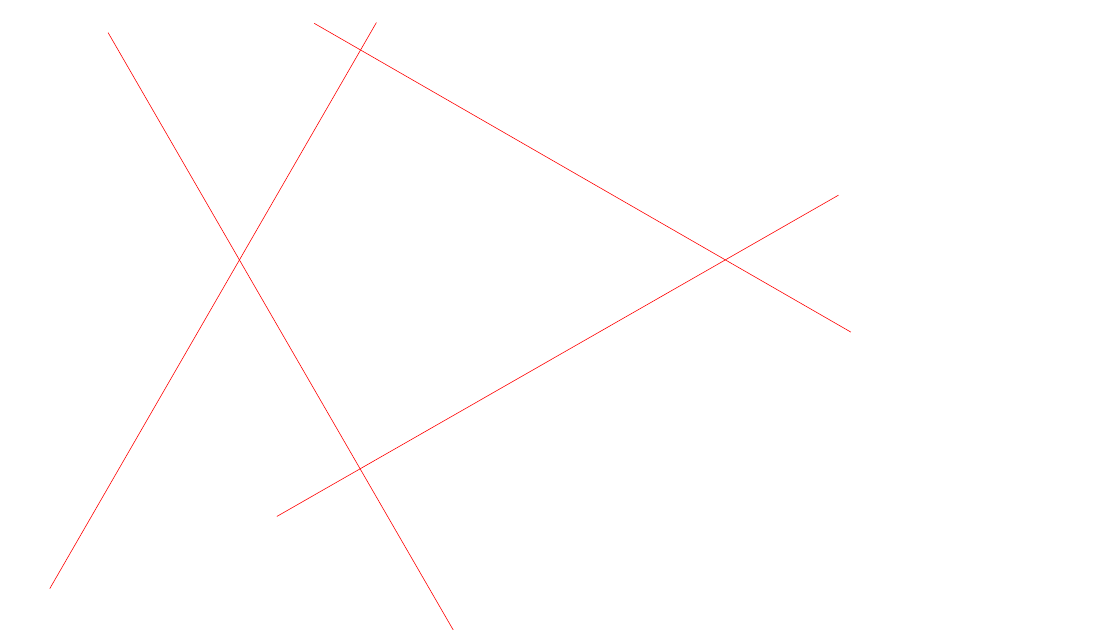
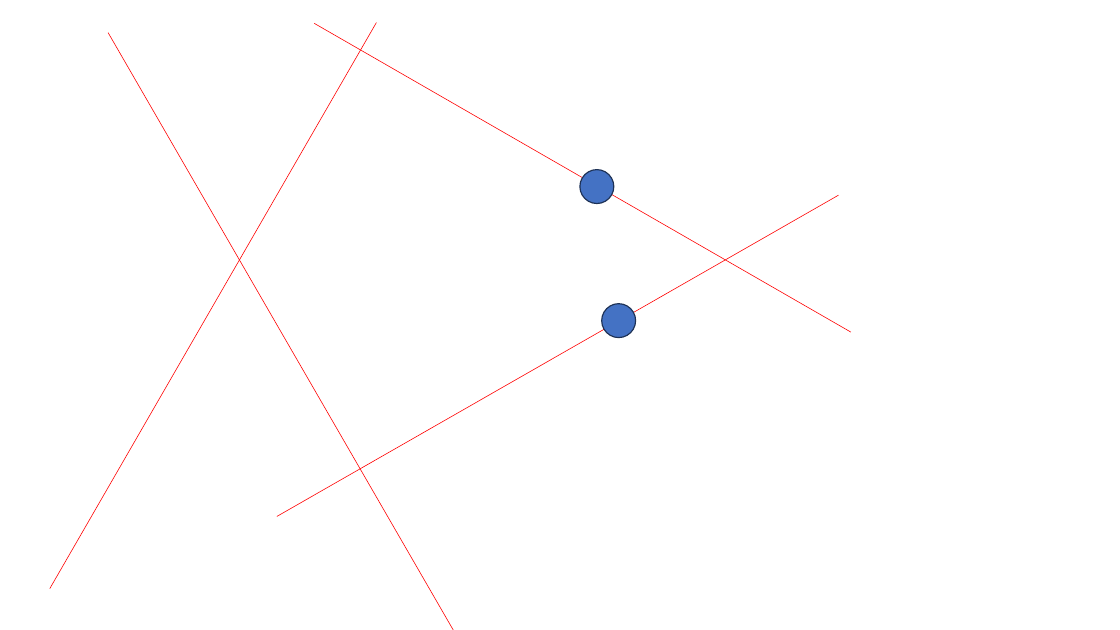
Before and after one commit to coenig/very-fast-math, a slide deck: slide 1 of examples/UrbanTopologies.pptx. Drawn at 1120x630 pixels with LibreOffice and Linux fonts; fonts in the diff are those of the drawing; background and template pictures are left out. Boxes give left, top, right and bottom in pixels: in the first picture for what was removed or moved away, otherwise in the second. Text is boxed around its words. In the diff, an @@ line names an element or a change of style, - is before the commit and + after.

```diff
--- a/examples/UrbanTopologies.pptx
+++ b/examples/UrbanTopologies.pptx
@@ ellipse added at <box>580,170,613,203</box>, fill #4472C4, outline #1E3256 1 pt @@
@@ ellipse added at <box>602,304,635,338</box>, fill #4472C4, outline #1E3256 1 pt @@
```
Also in this commit, not shown: 3 other files.
